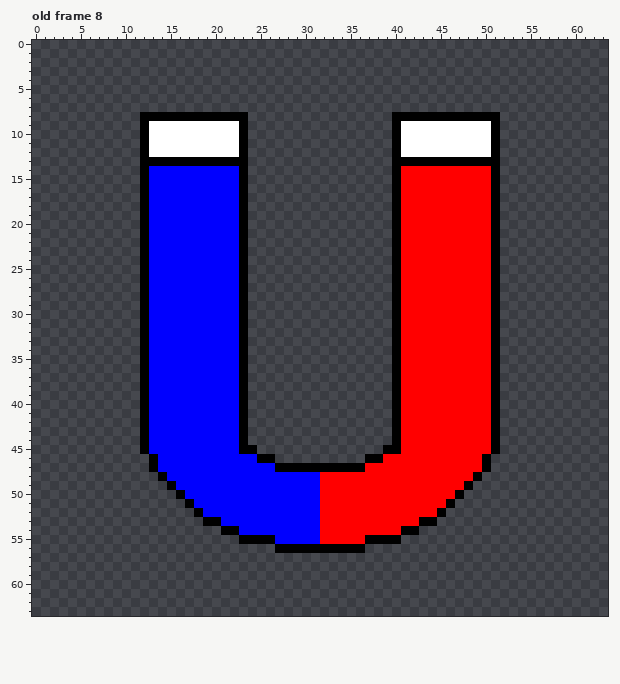
File history of a pixel-art file, Graphics/guns.aseprite. That is the earlier state.
64x64 pixels, 8 frames. Colours within 5 levels of each other are drawn and written as one. Shown: old frame 8. The commit also changed other frames, which this record leaves out.
After the commit:
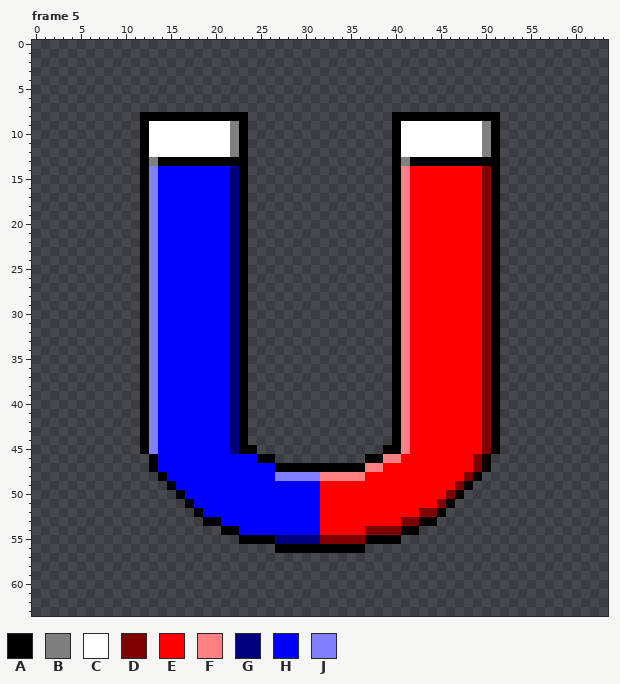
Palette (. is transparent): A #000000  B #7f7f7f  C #ffffff  D #7f0000  E #ff0000  F #ff8080  G #00007f  H #0000ff  J #8080ff
A new or re-ordered frame is compared with the old frame closest to it.
The edit:
frames re-ordered
Frame 5 against old frame 8:
y 9..12: x 22 C -> B; x 50 C -> B
y 13: x 13 A -> B; x 41 A -> B
y 14..45: x 13 H -> J; x 22 H -> G; x 41 E -> F; x 50 E -> D
y 46: x 39..40 EE -> FF; x 49 E -> D
y 47: x 37..38 EE -> FF; x 49 E -> D
y 48: x 27..36 HHHHHEEEEE -> JJJJJFFFFF; x 48 E -> D
y 49: x 47 E -> D
y 50: x 46 E -> D
y 51: x 45 E -> D
y 52: x 43..44 EE -> DD
y 53: x 41..42 EE -> DD
y 54: x 37..40 EEEE -> DDDD
y 55: x 27..36 HHHHHEEEEE -> GGGGGDDDDD
